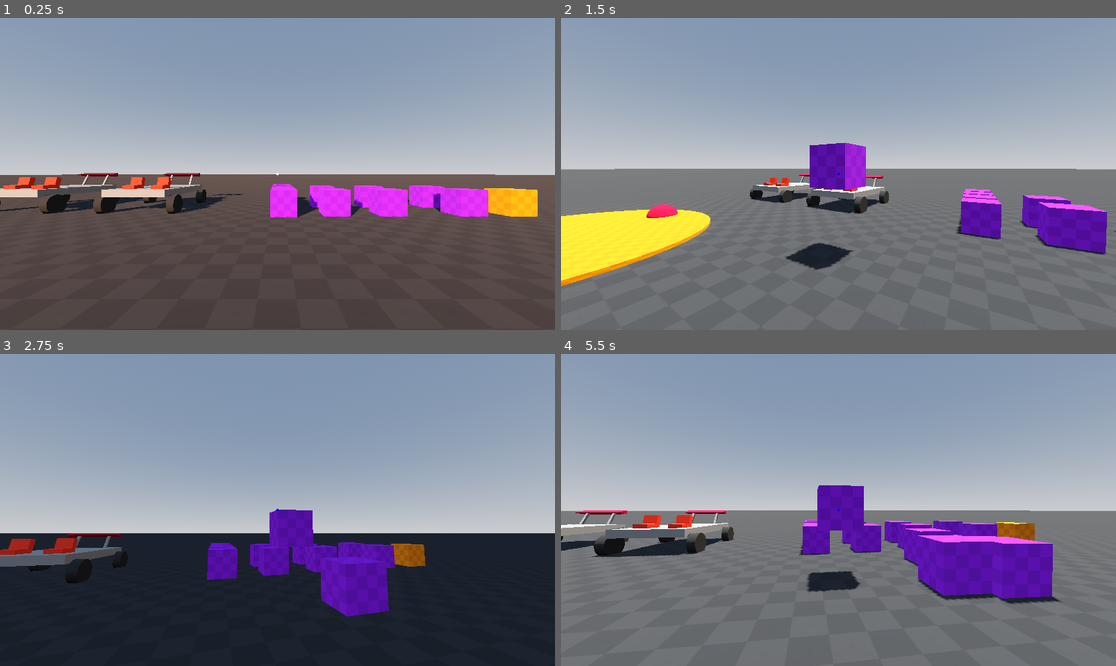
Above: before the commit, frames 1-4 (two rows, left to right).
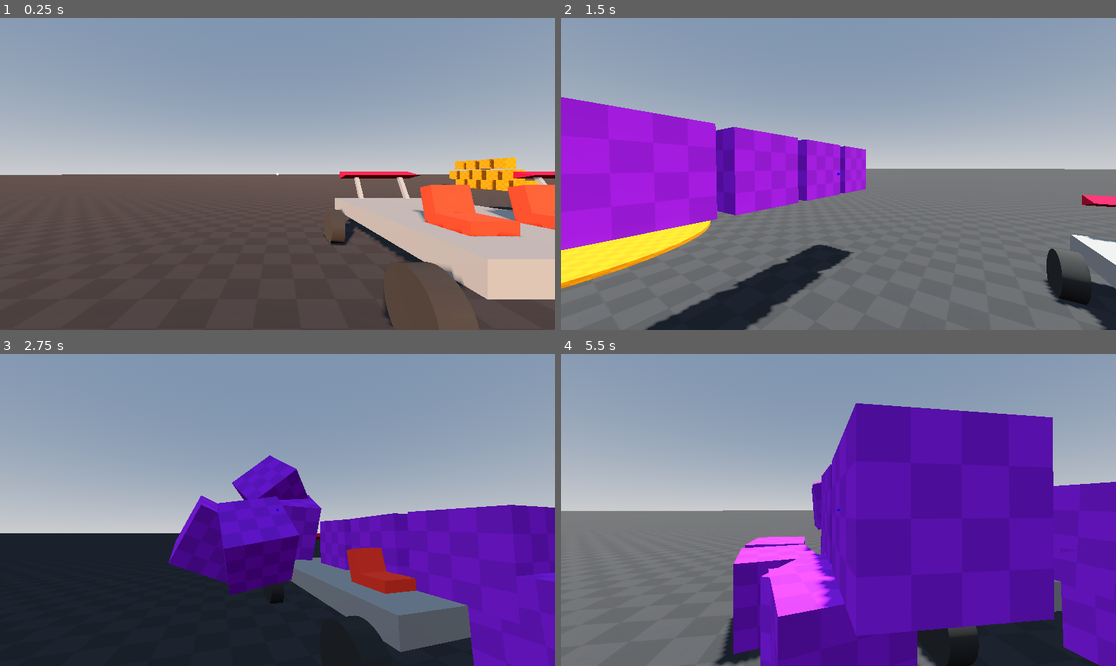
Above: after the commit, the same moments.

Repository: robb83/godot-multiplayer-sandbox-3d
Game: Godot game, scene res://scenes/levels/map_001.tscn
Same seed, same stepped clock (60 frames per second), same inputs: the game is played once before the commit and once after it. This scene is started directly instead of the project's main scene. Sound files missing from this copy of the repository are replaced by a short silence.
Inputs (mouse positions are in pixels of both pictures, inside the frame that each line leads up to):
- Up to frame 1 (0.25 s): no input
- Up to frame 2 (1.5 s): move the mouse to (866, 174) at 0.52 s; hold P (admin_time_speedup) from 0.53 s (still down); click (866, 174) at 0.6 s; tap Space (move_jump) at 0.77 s; right-click (866, 174) at 0.8 s; move the mouse to (810, 174) at 1.27 s; right-click (810, 174) at 1.35 s
- Up to frame 3 (2.75 s): keep holding P (admin_time_speedup); tap Space (move_jump) at 1.52 s; click (249, 510) at 1.55 s; move the mouse to (288, 503) at 2.02 s; click (288, 503) at 2.1 s; right-click (288, 503) at 2.3 s
- Up to frame 4 (5.5 s): keep holding P (admin_time_speedup); move the mouse to (832, 516) at 2.77 s; right-click (832, 516) at 2.85 s; tap Space (move_jump) at 3.02, 3.77, 4.52 s; click (832, 516) at 3.05 s; move the mouse to (877, 513) at 3.52 s; hold Ctrl (move_crouch) 3.53-4.28 s; right-click (877, 513) at 3.8 s; tap Escape (menu) at 4.15 s; move the mouse to (794, 506) at 4.27 s; tap Shift (move_run) at 4.35 s; click (794, 506) at 4.55 s; move the mouse to (844, 510) at 5.02 s; tap F (vehicle_hazard) at 5.1 s; right-click (844, 510) at 5.3 s

The runs differ from the first frame. In frame 1, 16% of the frame differs, in the area x 0-100%, y 44-100%; in frame 2, 26%; in frame 3, 27%; in frame 4, 43%, in the area x 0-100%, y 15-100%.

Commit message:
feat: pickable objects are throwable

Diff:
--- a/objects/player_input_movement.gd
+++ b/objects/player_input_movement.gd
@@ -17,6 +17,13 @@
 var object_max_distance : float = 8.0
 var scroll_speed : float = 0.5
 var rotating_object : bool = false
+var throw_min_force : float = 20
+var throw_max_force : float = 200
+var throw_max_charge_time : float = 1.5
+
+var interaction_is_holding := false
+var interaction_hold_time := 0.0
+var interaction_hold_threshold := 0.3
 
 func _ready():
 	set_process(get_multiplayer_authority() == multiplayer.get_unique_id())
@@ -46,9 +53,13 @@
 			orientation.y = wrapf(orientation.y + -event.relative.x * mouse_sensitivity, -PI, PI)
 			orientation.x = clamp(orientation.x - event.relative.y * mouse_sensitivity, pitch_min, pitch_max)
 
-func _physics_process(_delta: float) -> void:
+func _process(delta):
 	if GameState.menu_visible:
+		interaction_is_holding = false
 		return
+
+	if interaction_is_holding:
+		interaction_hold_time += delta
 
 	direction = Input.get_vector("move_left", "move_right", "move_forward", "move_backward")
 	running = Input.is_action_pressed("move_run")
@@ -58,7 +69,11 @@
 		_handle_jump()
 
 	if Input.is_action_just_pressed("interact_secondary"):
-		_handle_secondary_interaction()
+		interaction_is_holding = true
+		interaction_hold_time = 0.0
+	elif Input.is_action_just_released("interact_secondary"):
+		interaction_is_holding = false
+		_handle_secondary_interaction(interaction_hold_time < interaction_hold_threshold)
 
 	if Input.is_action_just_pressed("interact"):
 		_handle_primary_interaction()
@@ -68,10 +83,14 @@
 func _handle_jump():
 	jumping = true
 
-func _handle_secondary_interaction():
+func _handle_secondary_interaction(short_press : bool):
 	if player.held_object:
-		player.held_object.drop.rpc_id(1)
-	else:
+		if short_press:
+			player.held_object.drop.rpc_id(1)
+		else:
+			var impulse = -player.camera.global_transform.basis.z * lerp(throw_min_force, throw_max_force, clamp(interaction_hold_time / throw_max_charge_time, 0.0, 1.0))
+			player.held_object.throw.rpc_id(1, impulse)
+	elif short_press:
 		var pos = player.camera.global_transform.origin + -player.camera.global_transform.basis.z * 5
 		GameState.current_world.spawn_object.rpc_id(1, pos)
 
--- a/objects/vehicle_car.gd
+++ b/objects/vehicle_car.gd
@@ -40,7 +40,7 @@
 @export var steering_scale = 0.5
 @export var gear_ratios := [-1.5, 0, 1.5, 1.75, 2.3, 2.7, 3.1]
 @export var shift_time := 0.2
-@export var engine_torque := 2000.0
+@export var engine_torque := 1500.0
 @export var handbrake_force := 75.0
 @export var brake_force := 50.0
 @export var engine_max_rpm := 7000.0
--- a/project.godot
+++ b/project.godot
@@ -200,6 +200,7 @@
 [physics]
 
 3d/physics_engine="Jolt Physics"
+jolt_physics_3d/limits/world_boundary_shape_size=20000.0
 
 [rendering]
 
--- a/scenes/levels/map_001.gd
+++ b/scenes/levels/map_001.gd
@@ -4,7 +4,7 @@
 @onready var static_objects: Node3D = $StaticObjects
 @onready var dynamic_objects: Node3D = $DynamicObjects
 @onready var player_template = preload("res://objects/player.tscn")
-@onready var pickable_01 = preload("res://objects/pickable_01.tscn")
+@onready var pickable_01 = preload("res://objects/pickable_02.tscn")
 @onready var directional_light_3d: DirectionalLight3D = $DirectionalLight3D
 
 const SPAWN_RANDOM := 5.0
--- a/scenes/levels/map_001.tscn
+++ b/scenes/levels/map_001.tscn
@@ -30,6 +30,8 @@
 tonemap_mode = 2
 glow_enabled = true
 
+[sub_resource type="WorldBoundaryShape3D" id="WorldBoundaryShape3D_fau81"]
+
 [sub_resource type="BoxShape3D" id="BoxShape3D_p83bx"]
 size = Vector3(1000, 0.1, 1000)
 
@@ -65,6 +67,12 @@
 
 [node name="StaticObjects" type="Node3D" parent="." unique_id=1871595820]
 
+[node name="WorldBoundary" type="StaticBody3D" parent="StaticObjects" unique_id=1280201624]
+transform = Transform3D(1, 0, 0, 0, 1, 0, 0, 0, 1, 0, -0.5, 0)
+
+[node name="CollisionShape3D" type="CollisionShape3D" parent="StaticObjects/WorldBoundary" unique_id=1628603585]
+shape = SubResource("WorldBoundaryShape3D_fau81")
+
 [node name="Floor" type="StaticBody3D" parent="StaticObjects" unique_id=98687026]
 
 [node name="CollisionShape3D" type="CollisionShape3D" parent="StaticObjects/Floor" unique_id=585354869]
@@ -76,7 +84,7 @@
 surface_material_override/0 = SubResource("StandardMaterial3D_m58ms")
 
 [node name="PlatformTranslate" parent="StaticObjects" unique_id=1997063188 instance=ExtResource("3_j0e1r")]
-transform = Transform3D(1, 0, 0, 0, 1, 0, 0, 0, 1, 0, 0.18292117, 16.298414)
+transform = Transform3D(1, 0, 0, 0, 1, 0, 0, 0, 1, -9.545837, 0.18292117, 16.298414)
 
 [node name="PlatformRotate" parent="StaticObjects" unique_id=1835857017 instance=ExtResource("5_5yqef")]
 transform = Transform3D(1, 0, 0, 0, 1, 0, 0, 0, 1, -12.17386, 0, 0)
@@ -90,28 +98,91 @@
 [node name="DynamicObjects" type="Node3D" parent="." unique_id=749812872]
 
 [node name="Pickable01" parent="DynamicObjects" unique_id=561540773 instance=ExtResource("5_euqmx")]
-transform = Transform3D(1, 0, 0, 0, 1, 0, 0, 0, 1, 0, 0.7, -8)
-
-[node name="Pickable02" parent="DynamicObjects" unique_id=685695639 instance=ExtResource("5_euqmx")]
-transform = Transform3D(1, 0, 0, 0, 1, 0, 0, 0, 1, 2.1312523, 0.7, -8)
-
-[node name="Pickable03" parent="DynamicObjects" unique_id=1276614434 instance=ExtResource("5_euqmx")]
-transform = Transform3D(1, 0, 0, 0, 1, 0, 0, 0, 1, 5.1391945, 0.7, -8)
-
-[node name="Pickable04" parent="DynamicObjects" unique_id=306062987 instance=ExtResource("5_euqmx")]
-transform = Transform3D(1, 0, 0, 0, 1, 0, 0, 0, 1, 5.1391945, 0.7, -10)
-
-[node name="Pickable05" parent="DynamicObjects" unique_id=1170615955 instance=ExtResource("5_euqmx")]
-transform = Transform3D(1, 0, 0, 0, 1, 0, 0, 0, 1, 2.276514, 0.7, -10)
-
-[node name="Pickable06" parent="DynamicObjects" unique_id=193398605 instance=ExtResource("5_euqmx")]
-transform = Transform3D(1, 0, 0, 0, 1, 0, 0, 0, 1, -0.046, 0.7, -10)
-
-[node name="Pickable07" parent="DynamicObjects" unique_id=463556823 instance=ExtResource("6_euqmx")]
-transform = Transform3D(1, 0, 0, 0, 1, 0, 0, 0, 1, -2, 0.7, -11.5)
-
-[node name="Pickable08" parent="DynamicObjects" unique_id=80363484 instance=ExtResource("9_y8wi5")]
-transform = Transform3D(1, 0, 0, 0, 1, 0, 0, 0, 1, 7, 0.7, -8)
+transform = Transform3D(1, 0, 0, 0, 1, 0, 0, 0, 1, 20, 0.7, -8)
+
+[node name="Pickable02" parent="DynamicObjects" unique_id=1156059231 instance=ExtResource("5_euqmx")]
+transform = Transform3D(1, 0, 0, 0, 1, 0, 0, 0, 1, 20, 0.7, -9.5)
+
+[node name="Pickable03" parent="DynamicObjects" unique_id=498946609 instance=ExtResource("5_euqmx")]
+transform = Transform3D(1, 0, 0, 0, 1, 0, 0, 0, 1, 20, 0.7, -11)
+
+[node name="Pickable04" parent="DynamicObjects" unique_id=771082680 instance=ExtResource("5_euqmx")]
+transform = Transform3D(1, 0, 0, 0, 1, 0, 0, 0, 1, 20, 0.7, -12.5)
+
+[node name="Pickable05" parent="DynamicObjects" unique_id=1817177989 instance=ExtResource("5_euqmx")]
+transform = Transform3D(1, 0, 0, 0, 1, 0, 0, 0, 1, 20, 0.7, -14)
+
+[node name="Pickable06" parent="DynamicObjects" unique_id=1258288315 instance=ExtResource("5_euqmx")]
+transform = Transform3D(1, 0, 0, 0, 1, 0, 0, 0, 1, 20, 1.7634442, -8.512812)
+
+[node name="Pickable07" parent="DynamicObjects" unique_id=346141447 instance=ExtResource("5_euqmx")]
+transform = Transform3D(1, 0, 0, 0, 1, 0, 0, 0, 1, 20, 1.7634442, -10.012812)
+
+[node name="Pickable12" parent="DynamicObjects" unique_id=2114031556 instance=ExtResource("5_euqmx")]
+transform = Transform3D(1, 0, 0, 0, 1, 0, 0, 0, 1, 20, 1.7634442, -11.512812)
+
+[node name="Pickable13" parent="DynamicObjects" unique_id=259029866 instance=ExtResource("5_euqmx")]
+transform = Transform3D(1, 0, 0, 0, 1, 0, 0, 0, 1, 20, 1.7634442, -13.012812)
+
+[node name="Pickable14" parent="DynamicObjects" unique_id=810287407 instance=ExtResource("5_euqmx")]
+transform = Transform3D(1, 0, 0, 0, 1, 0, 0, 0, 1, 20, 1.7634442, -14.512812)
+
+[node name="Pickable16" parent="DynamicObjects" unique_id=1961877570 instance=ExtResource("5_euqmx")]
+transform = Transform3D(1, 0, 0, 0, 1, 0, 0, 0, 1, 20, 2.8379838, -9.461542)
+
+[node name="Pickable17" parent="DynamicObjects" unique_id=475409540 instance=ExtResource("5_euqmx")]
+transform = Transform3D(1, 0, 0, 0, 1, 0, 0, 0, 1, 20, 2.8379838, -10.961542)
+
+[node name="Pickable18" parent="DynamicObjects" unique_id=555339317 instance=ExtResource("5_euqmx")]
+transform = Transform3D(1, 0, 0, 0, 1, 0, 0, 0, 1, 20, 2.8379838, -12.461542)
+
+[node name="Pickable19" parent="DynamicObjects" unique_id=1881448281 instance=ExtResource("5_euqmx")]
+transform = Transform3D(1, 0, 0, 0, 1, 0, 0, 0, 1, 20, 2.8379838, -13.961542)
+
+[node name="Pickable20" parent="DynamicObjects" unique_id=463556823 instance=ExtResource("6_euqmx")]
+transform = Transform3D(-0.028131036, 0, -0.9996042, 0, 1, 0, 0.9996042, 0, -0.028131036, 22.676712, 0.7, 11.351448)
+
+[node name="Pickable30" parent="DynamicObjects" unique_id=80363484 instance=ExtResource("9_y8wi5")]
+transform = Transform3D(1, 0, 0, 0, 1, 0, 0, 0, 1, 19.842, 0.7, -18)
+
+[node name="Pickable31" parent="DynamicObjects" unique_id=1045069604 instance=ExtResource("9_y8wi5")]
+transform = Transform3D(1, 0, 0, 0, 1, 0, 0, 0, 1, 19.842, 0.7, -19.5)
+
+[node name="Pickable32" parent="DynamicObjects" unique_id=156068297 instance=ExtResource("9_y8wi5")]
+transform = Transform3D(1, 0, 0, 0, 1, 0, 0, 0, 1, 19.842, 0.7, -21)
+
+[node name="Pickable33" parent="DynamicObjects" unique_id=661206263 instance=ExtResource("9_y8wi5")]
+transform = Transform3D(1, 0, 0, 0, 1, 0, 0, 0, 1, 19.842, 0.7, -22.5)
+
+[node name="Pickable34" parent="DynamicObjects" unique_id=580571300 instance=ExtResource("9_y8wi5")]
+transform = Transform3D(1, 0, 0, 0, 1, 0, 0, 0, 1, 19.842, 0.7, -24)
+
+[node name="Pickable35" parent="DynamicObjects" unique_id=529875398 instance=ExtResource("9_y8wi5")]
+transform = Transform3D(1, 0, 0, 0, 1, 0, 0, 0, 1, 19.842, 1.831013, -18.924562)
+
+[node name="Pickable36" parent="DynamicObjects" unique_id=479178422 instance=ExtResource("9_y8wi5")]
+transform = Transform3D(1, 0, 0, 0, 1, 0, 0, 0, 1, 19.842, 1.831013, -20.424562)
+
+[node name="Pickable37" parent="DynamicObjects" unique_id=1191323942 instance=ExtResource("9_y8wi5")]
+transform = Transform3D(1, 0, 0, 0, 1, 0, 0, 0, 1, 19.842, 1.831013, -21.924562)
+
+[node name="Pickable38" parent="DynamicObjects" unique_id=1149901959 instance=ExtResource("9_y8wi5")]
+transform = Transform3D(1, 0, 0, 0, 1, 0, 0, 0, 1, 19.842, 1.831013, -23.424562)
+
+[node name="Pickable39" parent="DynamicObjects" unique_id=1870513171 instance=ExtResource("9_y8wi5")]
+transform = Transform3D(1, 0, 0, 0, 1, 0, 0, 0, 1, 19.842, 1.831013, -24.924562)
+
+[node name="Pickable41" parent="DynamicObjects" unique_id=1225923834 instance=ExtResource("9_y8wi5")]
+transform = Transform3D(1, 0, 0, 0, 1, 0, 0, 0, 1, 19.842, 2.949899, -19.63996)
+
+[node name="Pickable42" parent="DynamicObjects" unique_id=1981796946 instance=ExtResource("9_y8wi5")]
+transform = Transform3D(1, 0, 0, 0, 1, 0, 0, 0, 1, 19.842, 2.949899, -21.13996)
+
+[node name="Pickable43" parent="DynamicObjects" unique_id=1758524821 instance=ExtResource("9_y8wi5")]
+transform = Transform3D(1, 0, 0, 0, 1, 0, 0, 0, 1, 19.842, 2.949899, -22.63996)
+
+[node name="Pickable44" parent="DynamicObjects" unique_id=1659376667 instance=ExtResource("9_y8wi5")]
+transform = Transform3D(1, 0, 0, 0, 1, 0, 0, 0, 1, 19.842, 2.949899, -24.13996)
 
 [node name="Pickable09" parent="DynamicObjects" unique_id=103218068 instance=ExtResource("10_fau81")]
 transform = Transform3D(1, 0, 0, 0, -0.18592383, 0.98256415, 0, -0.98256415, -0.18592383, 23.634563, 1.0974209, 3.3301563)
@@ -123,10 +194,10 @@
 transform = Transform3D(1, 0, 0, 0, -0.18592383, 0.98256415, 0, -0.98256415, -0.18592383, 23.634563, 1.0974209, 3.7210937)
 
 [node name="VehicleCar1" parent="DynamicObjects" unique_id=2060147052 instance=ExtResource("9_rjccc")]
-transform = Transform3D(1, 0, 0, 0, 1, 0, 0, 0, 1, -8, 1, -10)
+transform = Transform3D(1, 0, 0, 0, 1, 0, 0, 0, 1, 5.6286554, 1, -3.4059734)
 
 [node name="VehicleCar2" parent="DynamicObjects" unique_id=1966414900 instance=ExtResource("9_rjccc")]
-transform = Transform3D(1, 0, 0, 0, 1, 0, 0, 0, 1, -13.063, 1, -10)
+transform = Transform3D(1, 0, 0, 0, 1, 0, 0, 0, 1, 0.5656557, 1, -3.4059734)
 
 [node name="VehicleCar3" parent="DynamicObjects" unique_id=1366504230 instance=ExtResource("9_rjccc")]
 transform = Transform3D(-4.371139e-08, 0, -1, 0, 1, 0, 1, 0, -4.371139e-08, 25, 1, 0)
--- a/scripts/pickable.gd
+++ b/scripts/pickable.gd
@@ -73,6 +73,14 @@
 		if player and peer_id == player.player_peer_id:
 			set_player.rpc(-1, Vector3.ZERO)
 
+@rpc("any_peer", "call_local")
+func throw(impulse):
+	if multiplayer.is_server():
+		var peer_id = multiplayer.get_remote_sender_id()
+		if player and peer_id == player.player_peer_id:
+			set_player.rpc(-1, Vector3.ZERO)
+			apply_impulse(impulse)
+
 @rpc("authority", "call_local")
 func set_player(peer_id : int, gp : Vector3):
 	if player:
Not shown, changed: notes.txt
